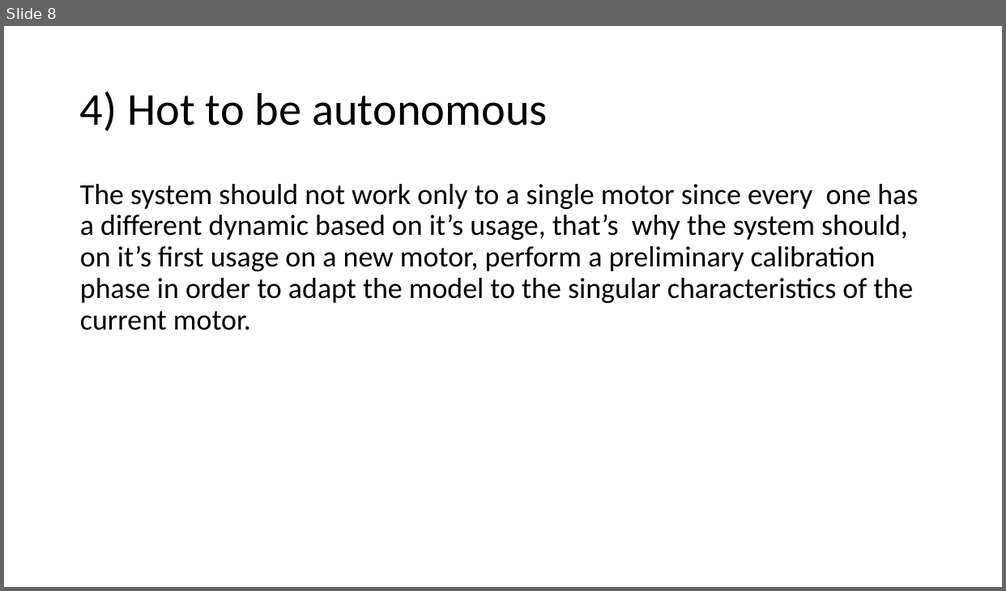
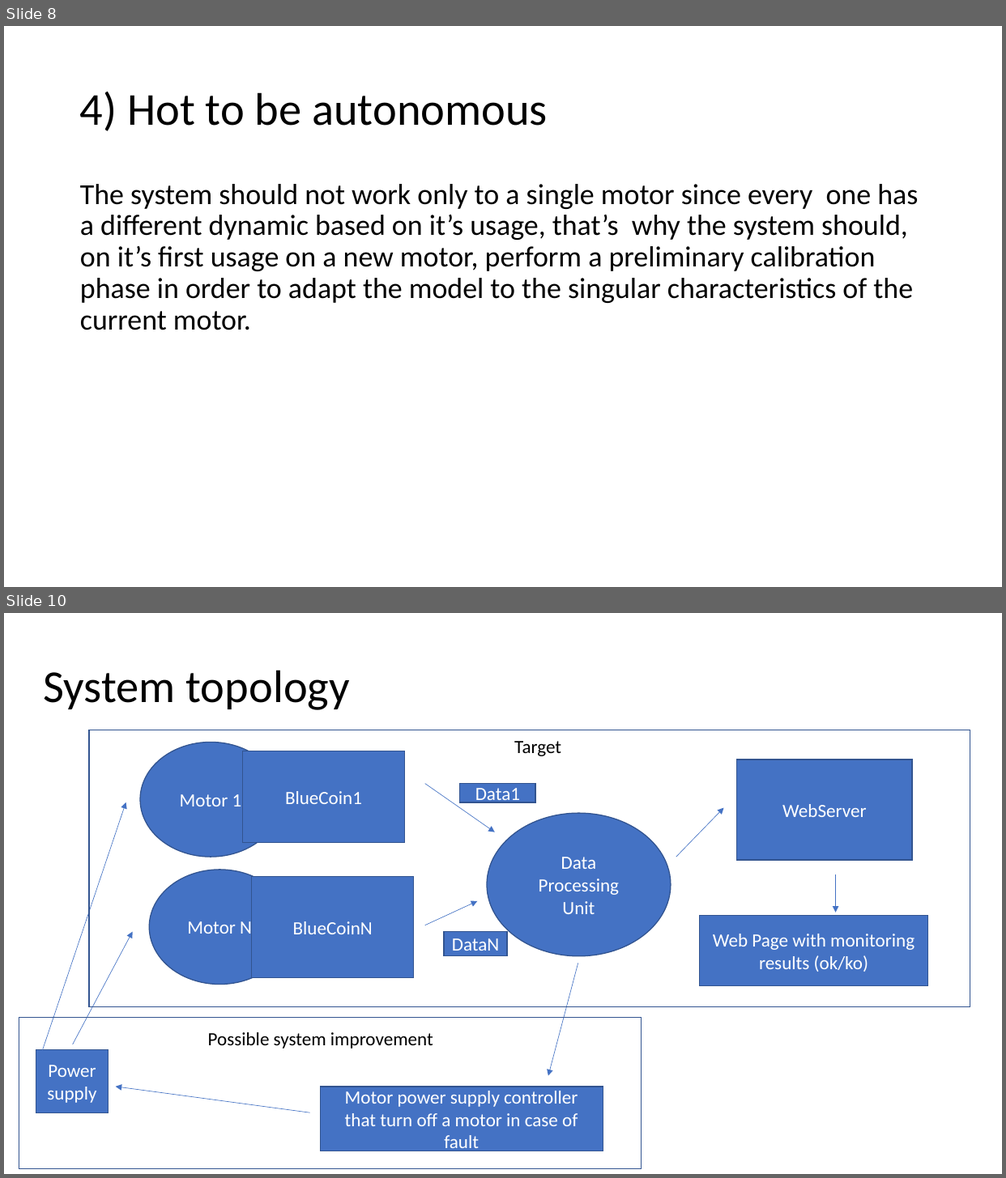
Before and after one commit to urzino/FanMonitoringBlueCoin, a slide deck: Pervasive_presentation_Milestone1_group8.pptx. Shown one above the other, each under a label of ours: slide 8 before the commit, slides 8 and 10 after it; the slides between them are not shown. The pictures are 1006x591 and 1006x1178 pixels, drawn with LibreOffice and Linux fonts; fonts in the diff are those of the drawing. Boxes give left, top, right and bottom in pixels: in the first picture for what was removed or moved away, otherwise in the second. Text is boxed around its words. In the diff, an @@ line names an element or a change of style, - is before the commit and + after.

```diff
--- a/Pervasive_presentation_Milestone1_group8.pptx
+++ b/Pervasive_presentation_Milestone1_group8.pptx
@@ slide 10 added at box(4, 613, 1002, 1174), background #FFFFFF @@
@@ title added at box(44, 670, 350, 710), 44 pt, text #000000 @@
+System topology
@@ rectangle added at box(89, 730, 970, 1007), outline #325491 1 pt @@
@@ ellipse added at box(140, 743, 281, 857), fill #4472C4, outline #325491 1 pt, 18 pt, text #FFFFFF @@
+Motor 1
@@ rectangle added at box(243, 751, 405, 843), fill #4472C4, outline #325491 1 pt, 18 pt, text #FFFFFF @@
+BlueCoin1
@@ text added at box(514, 741, 561, 756), 18 pt, text #000000 @@
+Target
@@ rectangle added at box(737, 760, 912, 860), fill #4472C4, outline #325491 1 pt, 18 pt, text #FFFFFF @@
+WebServer
@@ arrow added from (42, 1050) to (126, 803), #4472C4 0.5 pt @@
@@ arrow added from (424, 784) to (495, 833), #4472C4 0.5 pt @@
@@ rectangle added at box(460, 784, 535, 803), fill #4472C4, outline #325491 1 pt, 18 pt, text #FFFFFF @@
+Data1
@@ ellipse added at box(487, 813, 671, 956), fill #4472C4, outline #325491 1 pt, 18 pt, text #FFFFFF @@
+Data Processing Unit
@@ arrow added from (676, 857) to (724, 807), #4472C4 0.5 pt @@
@@ ellipse added at box(149, 870, 290, 984), fill #4472C4, outline #325491 1 pt, 18 pt, text #FFFFFF @@
+Motor N
@@ rectangle added at box(252, 876, 414, 977), fill #4472C4, outline #325491 1 pt, 18 pt, text #FFFFFF @@
+BlueCoinN
@@ arrow added from (836, 875) to (836, 913), #4472C4 0.5 pt @@
@@ arrow added from (424, 925) to (477, 901), #4472C4 0.5 pt @@
@@ rectangle added at box(700, 915, 928, 986), fill #4472C4, outline #325491 1 pt, 18 pt, text #FFFFFF @@
+Web Page with monitoring results (ok/ko)
@@ arrow added from (73, 1045) to (133, 932), #4472C4 0.5 pt @@
@@ rectangle added at box(444, 932, 507, 956), fill #4472C4, outline #325491 1 pt, 18 pt, text #FFFFFF @@
+DataN
@@ arrow added from (578, 964) to (548, 1076), #4472C4 0.5 pt @@
@@ rectangle added at box(19, 1018, 641, 1169), outline #325491 1 pt @@
@@ text added at box(208, 1033, 433, 1049), 18 pt, text #000000 @@
+Possible system improvement
@@ rectangle added at box(36, 1050, 108, 1113), fill #4472C4, outline #325491 1 pt, 18 pt, text #FFFFFF @@
+Power supply
@@ arrow added from (310, 1113) to (116, 1087), #4472C4 0.5 pt @@
@@ rectangle added at box(320, 1087, 603, 1152), fill #4472C4, outline #325491 1 pt, 18 pt, text #FFFFFF @@
+Motor power supply controller that turn off a motor in case of fault
```
Also in this commit, not shown: 4 slides changed, 1 other slide added.
